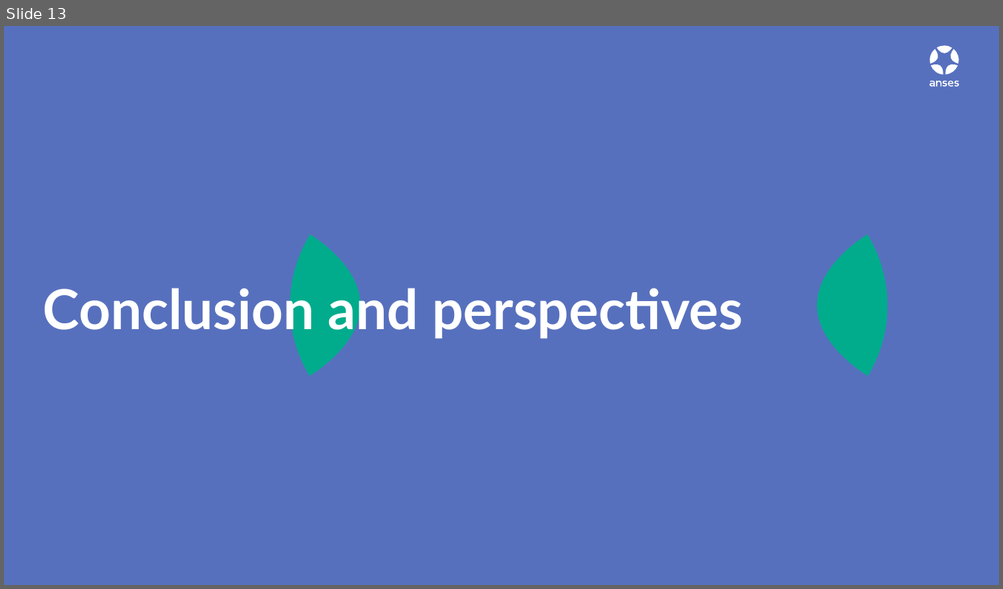
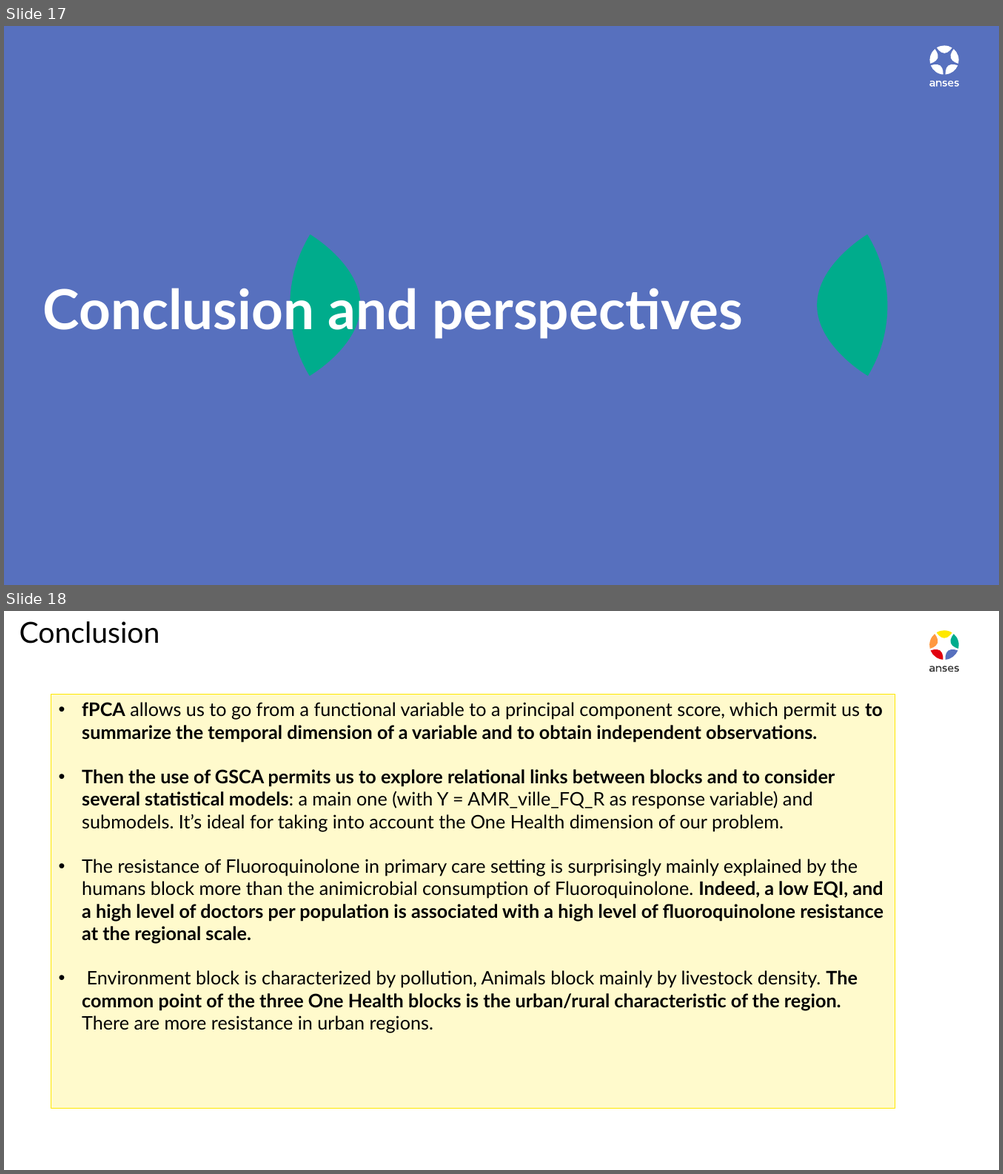
Before and after one commit to GMarTT/Agrostat-Dijon, a slide deck: diaporama/diapo_agrostat_v1.pptx. Shown one above the other, each under a label of ours: slide 13 before the commit, slides 17 and 18 after it. The pictures are 1003x589 and 1003x1174 pixels, drawn with LibreOffice and Linux fonts; fonts in the diff are those of the drawing. Boxes give left, top, right and bottom in pixels: in the first picture for what was removed or moved away, otherwise in the second. Text is boxed around its words. In the diff, an @@ line names an element or a change of style, - is before the commit and + after.

```diff
--- a/diaporama/diapo_agrostat_v1.pptx
+++ b/diaporama/diapo_agrostat_v1.pptx
@@ slide 18 added at box(4, 611, 999, 1170), background #FFFFFF @@
@@ text added at box(20, 621, 160, 644), 28 pt, text #000000 @@
+Conclusion
@@ group added at box(929, 630, 959, 672): 10 freeform shapes @@
@@ rectangle added at box(51, 695, 894, 1109), fill #FFFACC, outline #FFE800 0.75 pt, 18 pt, text #000000 @@
+• fPCA allows us to go from a functional variable to a principal component score, which permit us to summarize the temporal dimension of a variable and to obtain independent observations.
+• Then the use of GSCA permits us to explore relational links between blocks and to consider several statistical models: a main one (with Y = AMR_ville_FQ_R as response variable) and submodels. It’s ideal for taking into account the One Health dimension of our problem.
+• The resistance of Fluoroquinolone in primary care setting is surprisingly mainly explained by the humans block more than the animicrobial consumption of Fluoroquinolone. Indeed, a low EQI, and a high level of doctors per population is associated with a high level of fluoroquinolone resistance at the regional scale.
+• Environment block is characterized by pollution, Animals block mainly by livestock density. The common point of the three One Health blocks is the urban/rural characteristic of the region. There are more resistance in urban regions.
@@ what was slide 13 is now slide 17 @@
```
Also in this commit, not shown: 3 slides changed, 5 other slides added, 5 other files.
